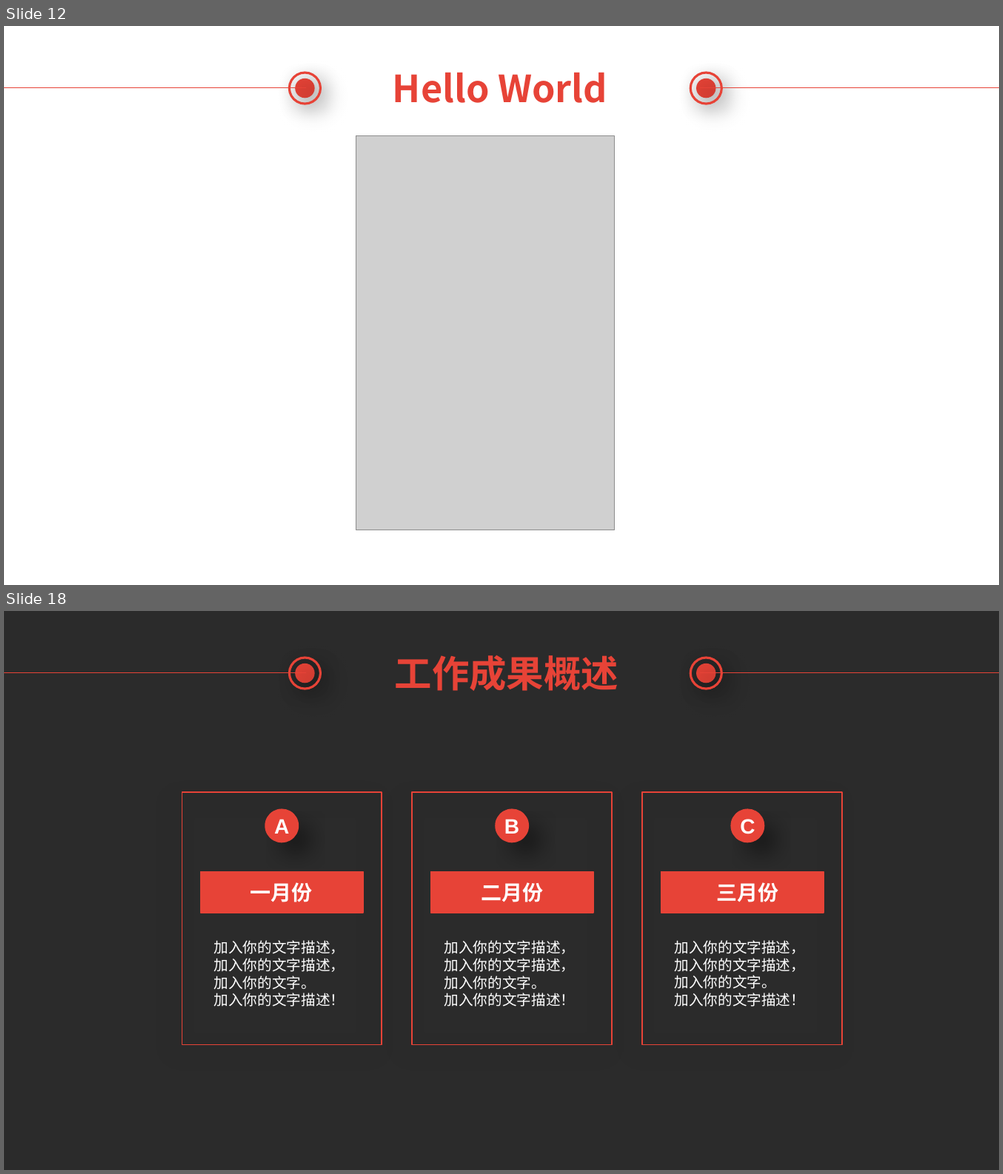
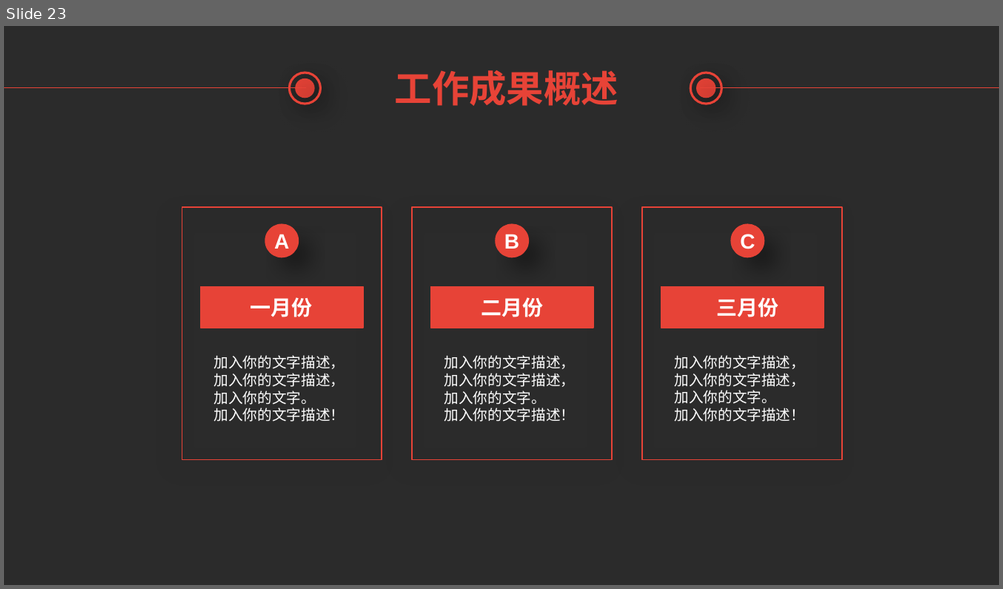
Before and after one commit to TsubasaEX/SampleSpringMVC, a slide deck: Introduction of Spring MVC.pptx. Shown one above the other, each under a label of ours: slides 12 and 18 before the commit, slide 23 after it; the slides between them are not shown. The pictures are 1003x1174 and 1003x589 pixels, drawn with LibreOffice and Linux fonts; fonts in the diff are those of the drawing; grey boxes stand for pictures; background and template pictures are left out; a plain dark background stands for a picture behind light text. Boxes give left, top, right and bottom in pixels: in the first picture for what was removed or moved away, otherwise in the second. Text is boxed around its words. In the diff, an @@ line names an element or a change of style, - is before the commit and + after.

```diff
--- a/Introduction of Spring MVC.pptx
+++ b/Introduction of Spring MVC.pptx
@@ slide 12 removed at [4,26,999,585], background picture (left out) @@
@@ line removed from (4, 88) to (305, 88) @@
@@ ellipse removed at [289,73,320,104] @@
@@ ellipse removed at [296,80,313,97] @@
@@ text removed at [392,72,607,103] @@
-Hello World
@@ ellipse removed at [691,73,722,104] @@
@@ ellipse removed at [697,80,714,97] @@
@@ line removed from (700, 88) to (999, 88) @@
@@ picture removed at [356,136,614,531] @@
@@ what was slide 18 is now slide 23 @@
```
Also in this commit, not shown: 4 slides changed, 9 slides added, 3 other slides removed.
